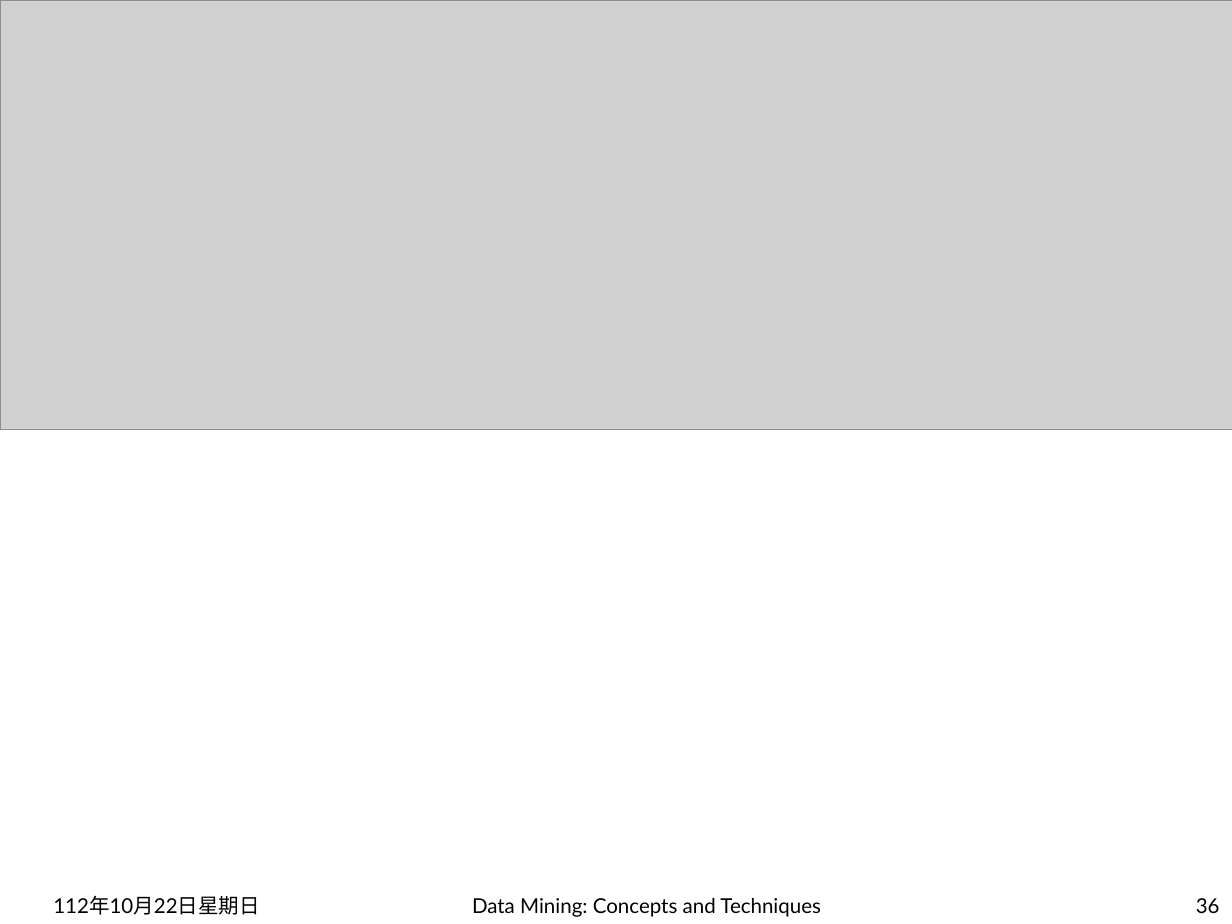
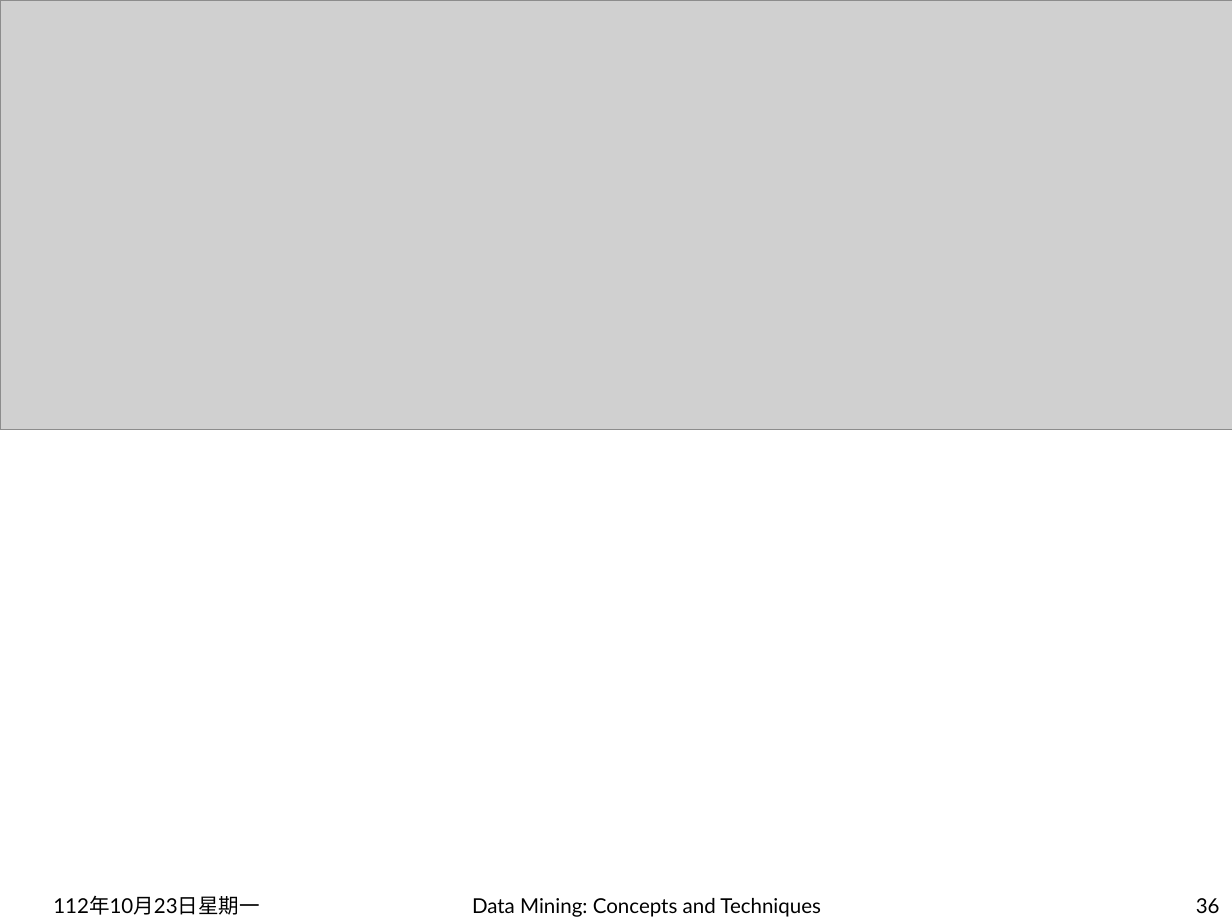
Before and after one commit to carina419/NTUST, a slide deck: slide 36 of MI5130701 資料探勘 Data Mining/2-new - Classification.pptx. Drawn at 1232x924 pixels with LibreOffice and Linux fonts; fonts in the diff are those of the drawing; grey boxes stand for pictures. Boxes give left, top, right and bottom in pixels: in the first picture for what was removed or moved away, otherwise in the second. Text is boxed around its words. In the diff, an @@ line names an element or a change of style, - is before the commit and + after.

```diff
--- a/MI5130701 資料探勘 Data Mining/2-new - Classification.pptx
+++ b/MI5130701 資料探勘 Data Mining/2-new - Classification.pptx
@@ text at (53,896,259,915): text changed @@
-112年10月22日星期日
+112年10月23日星期一
```
Also in this commit, not shown: 98 other slides changed, 1 other file.
